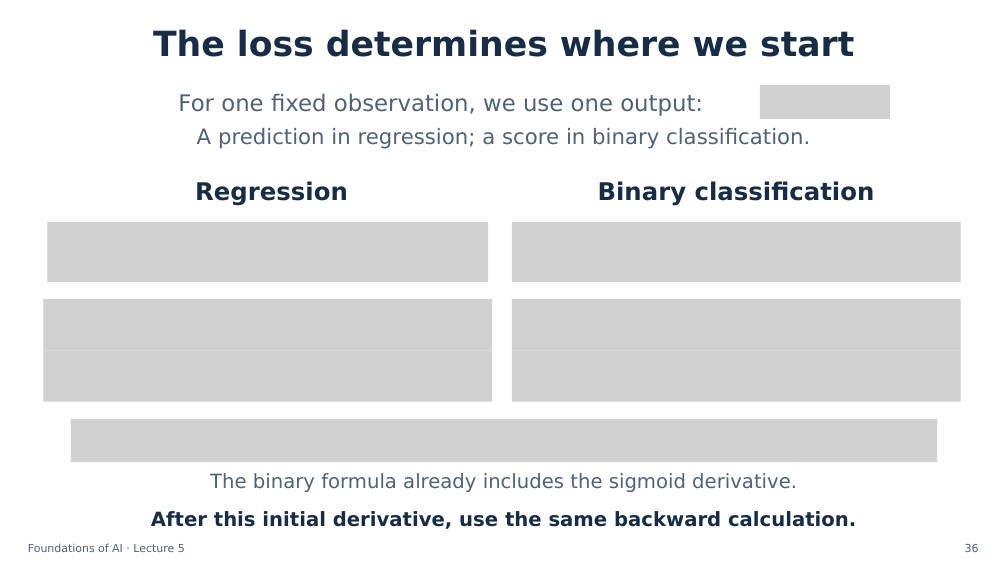
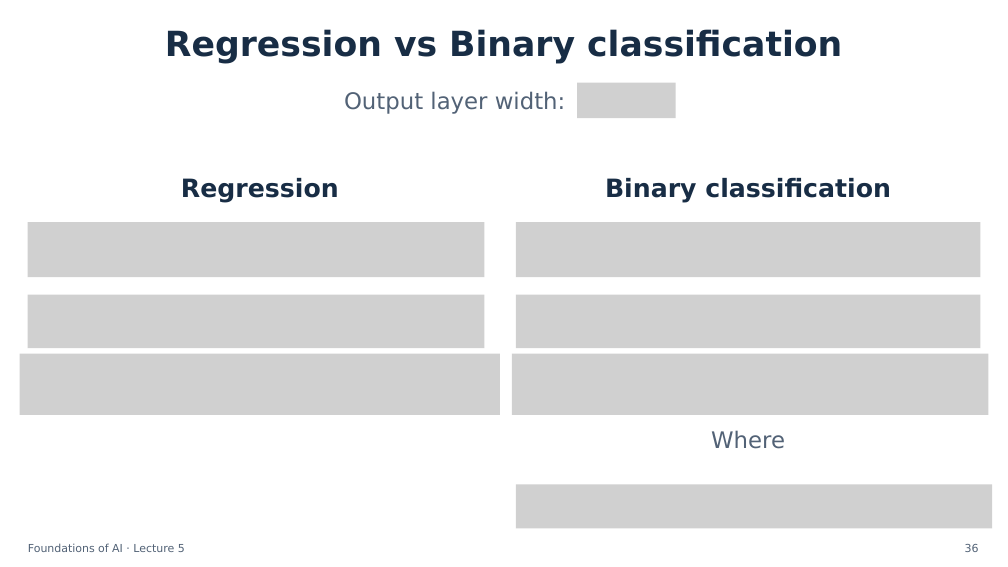
Before and after one commit to semtm0051/2026_27, a slide deck: slide 36 of Week_05/Slides/Week_05 - Slides.pptx. Drawn at 1008x567 pixels with LibreOffice and Linux fonts; fonts in the diff are those of the drawing; grey boxes stand for pictures. Boxes give left, top, right and bottom in pixels: in the first picture for what was removed or moved away, otherwise in the second. Text is boxed around its words. In the diff, an @@ line names an element or a change of style, - is before the commit and + after.

```diff
--- a/Week_05/Slides/Week_05 - Slides.pptx
+++ b/Week_05/Slides/Week_05 - Slides.pptx
@@ text at (x1=165, y1=29, x2=842, y2=64): text changed @@
-The loss determines where we start
+Regression vs Binary classification
@@ picture added at (x1=578, y1=82, x2=676, y2=118) @@
@@ picture removed at (x1=760, y1=85, x2=890, y2=119) @@
@@ text removed at (x1=178, y1=93, x2=703, y2=116) @@
-For one fixed observation, we use one output:
@@ text added at (x1=344, y1=91, x2=565, y2=114), 21.8 pt, text #526276 @@
+Output layer width:
@@ text removed at (x1=197, y1=128, x2=810, y2=149) @@
-A prediction in regression; a score in binary classification.
@@ text "Regression" at (x1=181, y1=178, x2=339, y2=203): size 23.2 to 24 pt @@
@@ text "Regression" moved from (x1=195, y1=181, x2=348, y2=206) to (x1=181, y1=178, x2=339, y2=203) @@
@@ text "Binary classification" moved from (x1=598, y1=181, x2=875, y2=206) to (x1=605, y1=178, x2=891, y2=203) @@
@@ text "Binary classification" at (x1=605, y1=178, x2=891, y2=203): size 23.2 to 24 pt @@
@@ picture resized from (x1=47, y1=222, x2=488, y2=282) to (x1=27, y1=222, x2=484, y2=278) @@
@@ picture resized from (x1=512, y1=222, x2=961, y2=282) to (x1=516, y1=222, x2=981, y2=278) @@
@@ picture resized from (x1=43, y1=299, x2=492, y2=351) to (x1=27, y1=295, x2=484, y2=349) @@
@@ picture resized from (x1=512, y1=299, x2=961, y2=351) to (x1=516, y1=295, x2=981, y2=349) @@
@@ picture resized from (x1=43, y1=351, x2=492, y2=402) to (x1=20, y1=354, x2=500, y2=415) @@
@@ picture resized from (x1=512, y1=351, x2=961, y2=402) to (x1=512, y1=354, x2=988, y2=415) @@
@@ picture removed at (x1=71, y1=419, x2=938, y2=462) @@
@@ text added at (x1=711, y1=430, x2=785, y2=449), 21.8 pt, text #526276 @@
+Where
@@ text removed at (x1=210, y1=473, x2=797, y2=492) @@
-The binary formula already includes the sigmoid derivative.
@@ picture added at (x1=516, y1=485, x2=992, y2=529) @@
@@ text removed at (x1=151, y1=511, x2=856, y2=529) @@
-After this initial derivative, use the same backward calculation.
```
Also in this commit, not shown: 3 other slides changed, 1 other file.
